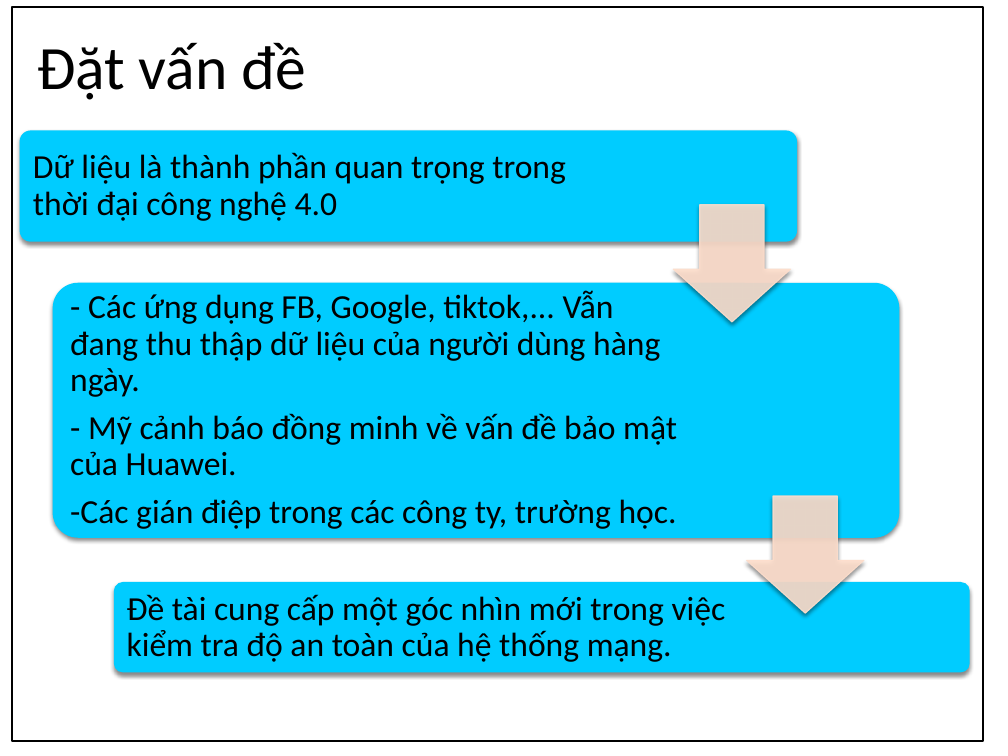
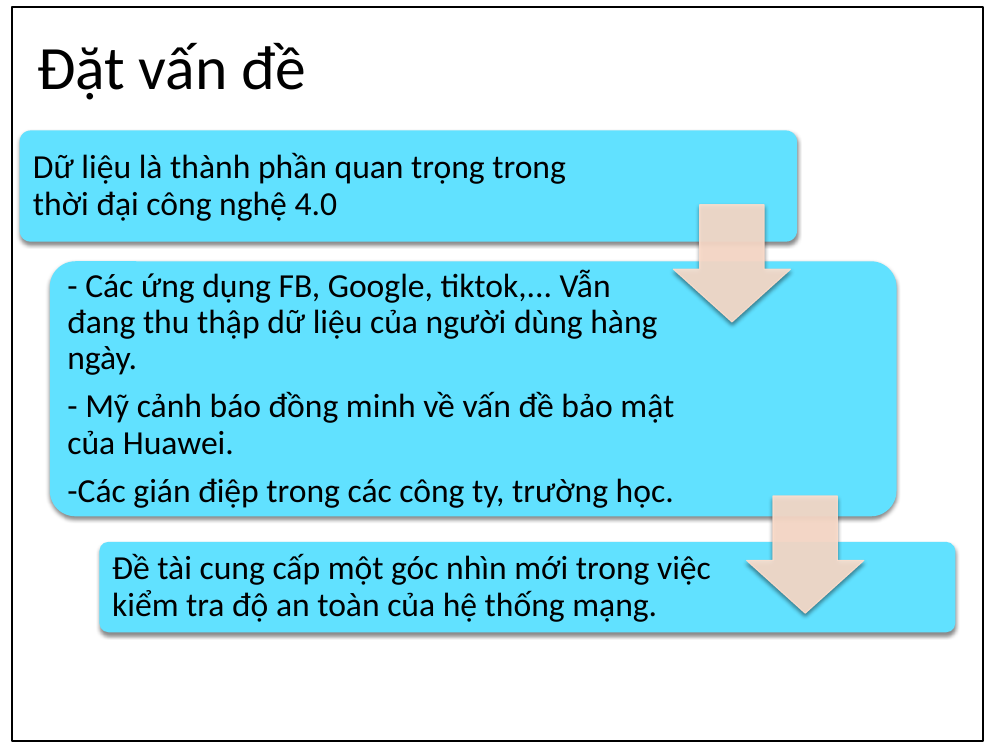
Before and after one commit to apkadmin/doan, a slide deck: slide 2 of Kỹ-thuật-khai-thác-giao-thức-Network-Time.pptx. Drawn at 1008x756 pixels with LibreOffice and Linux fonts; fonts in the diff are those of the drawing; background and template pictures are left out. Boxes give left, top, right and bottom in pixels: in the first picture for what was removed or moved away, otherwise in the second. Text is boxed around its words. In the diff, an @@ line names an element or a change of style, - is before the commit and + after.

```diff
--- a/Kỹ-thuật-khai-thác-giao-thức-Network-Time.pptx
+++ b/Kỹ-thuật-khai-thác-giao-thức-Network-Time.pptx
@@ rounded rectangle moved from (x1=52, y1=283, x2=899, y2=538) to (x1=49, y1=261, x2=896, y2=516) @@
@@ text "- Các ứng dụng FB, ..." moved from (x1=70, y1=291, x2=677, y2=529) to (x1=67, y1=269, x2=674, y2=508) @@
@@ rounded rectangle moved from (x1=114, y1=582, x2=970, y2=672) to (x1=100, y1=542, x2=956, y2=633) @@
@@ fill #00CCFF to #61E1FF in 3 elements at (x1=19, y1=130, x2=796, y2=241), (x1=49, y1=261, x2=896, y2=516), (x1=100, y1=542, x2=956, y2=633) @@
@@ text "Đề tài cung cấp một ..." moved from (x1=127, y1=594, x2=726, y2=662) to (x1=112, y1=553, x2=711, y2=622) @@
```
Also in this commit, not shown: 4 other slides changed, 16 other files.
